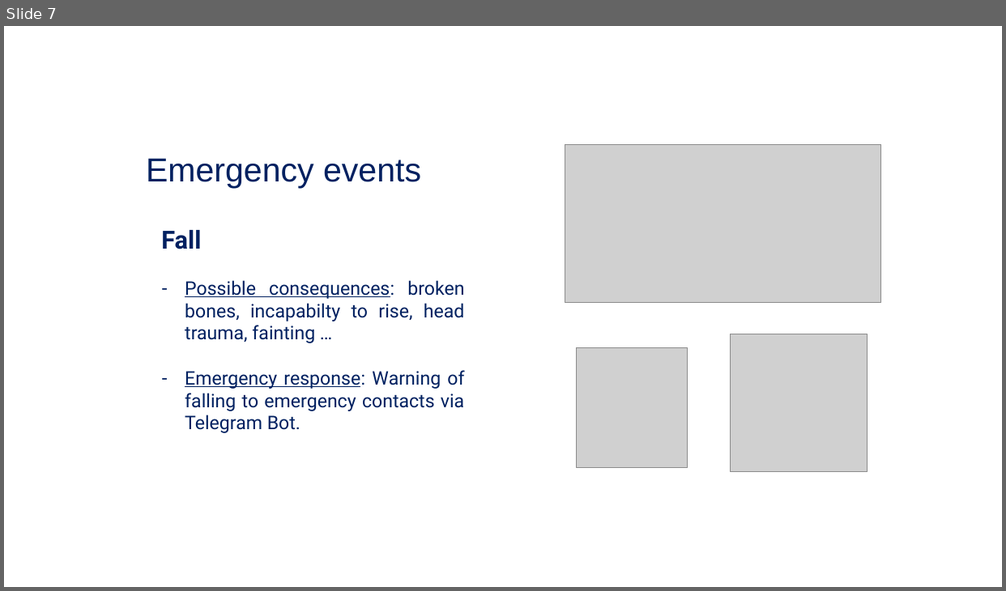
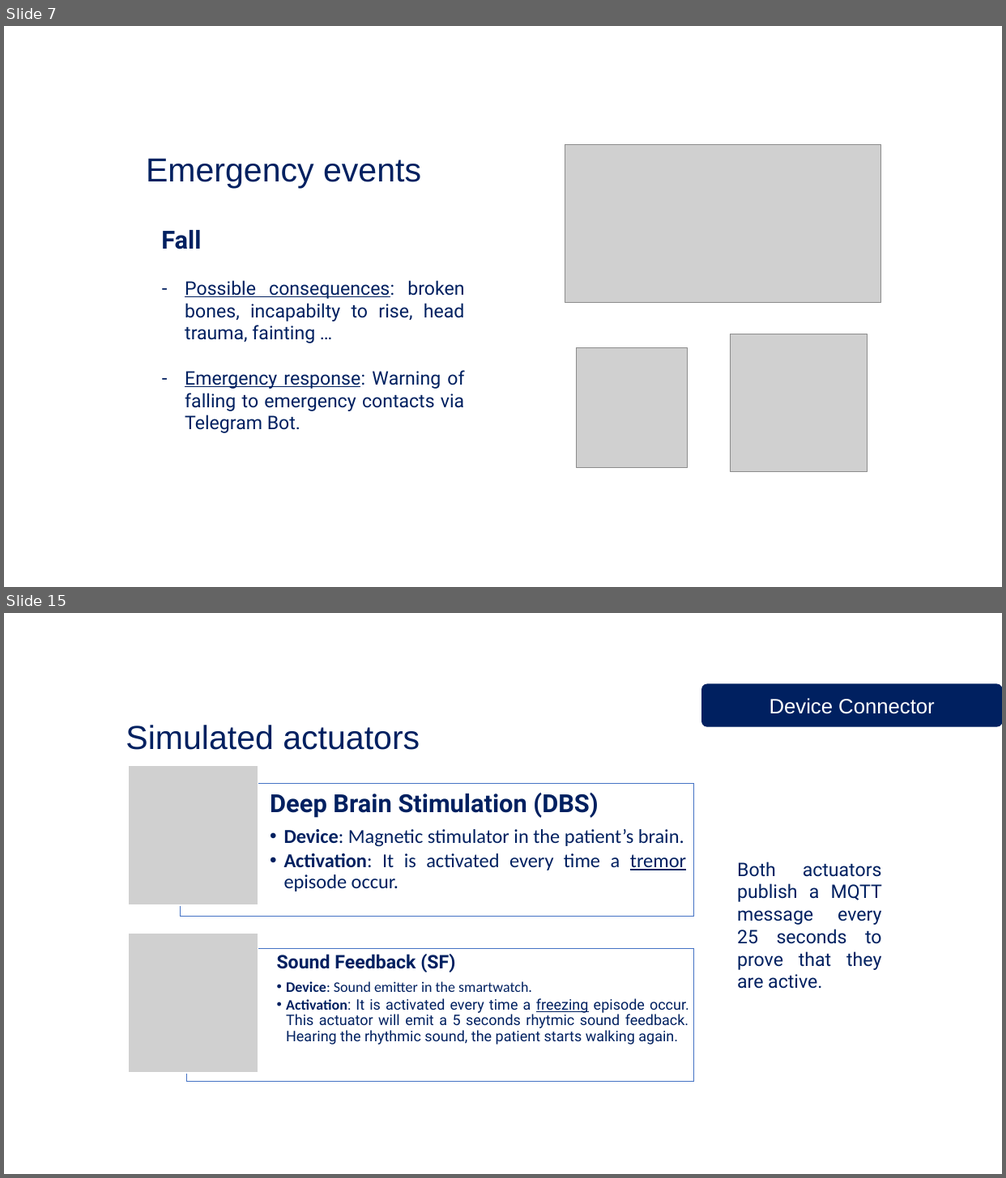
Before and after one commit to Checco1/IoT_Parkinson_Project, a slide deck: ParkinsonPal.pptx. Shown one above the other, each under a label of ours: slide 7 before the commit, slides 7 and 15 after it; the slides between them are not shown. The pictures are 1006x591 and 1006x1178 pixels, drawn with LibreOffice and Linux fonts; fonts in the diff are those of the drawing; grey boxes stand for pictures; background and template pictures are left out. Boxes give left, top, right and bottom in pixels: in the first picture for what was removed or moved away, otherwise in the second. Text is boxed around its words. In the diff, an @@ line names an element or a change of style, - is before the commit and + after.

```diff
--- a/ParkinsonPal.pptx
+++ b/ParkinsonPal.pptx
@@ slide 15 added at (4,613,1002,1174), background picture (left out); not listed: 1 template element that a slide beside it also shows @@
@@ rounded rectangle added at (702,684,1002,726), fill #002060, outline #002060 1 pt, 20 pt, text #FFFFFF @@
+Device Connector
@@ text added at (126,725,420,750), 32 pt, text #002060 @@
+Simulated actuators
@@ text added at (737,862,882,989), 18 pt, text #002060 @@
+Both actuators publish a MQTT message every 25 seconds to prove that they are active.
@@ group added at (128,766,694,1082): 2 rectangles, 2 texts, 2 pictures @@
+Deep Brain Stimulation (DBS)
+  • Device: Magnetic stimulator in the patient’s brain.
+  • Activation: It is activated every time a tremor episode occur.
+Sound Feedback (SF)
+  • Device: Sound emitter in the smartwatch.
+  • Activation: It is activated every time a freezing episode occur. This actuator will emit a 5 seconds rhytmic sound feedback. Hearing the rhythmic sound, the patient starts walking again.
```
Also in this commit, not shown: 3 slides changed, 28 other slides added.
